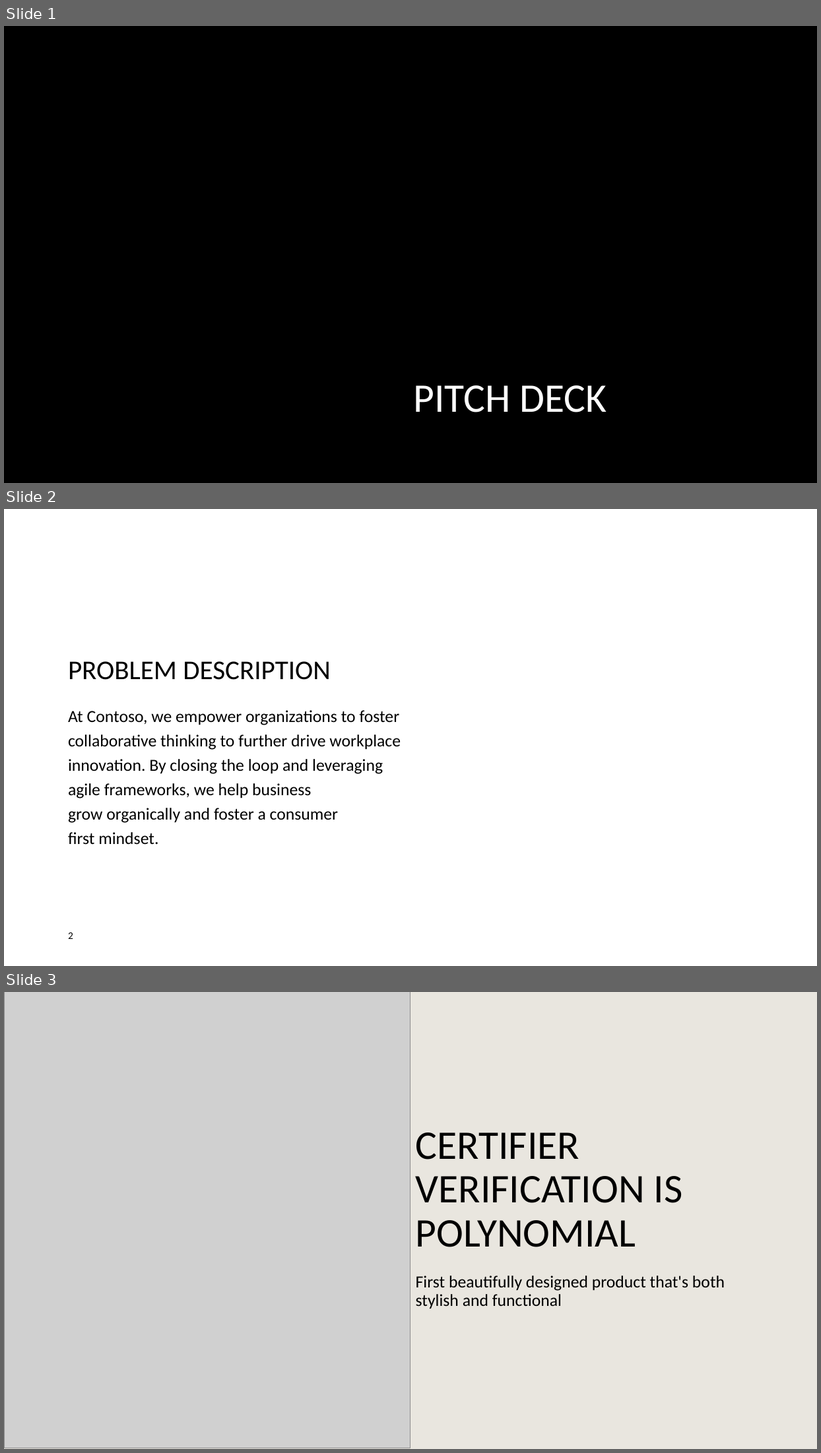
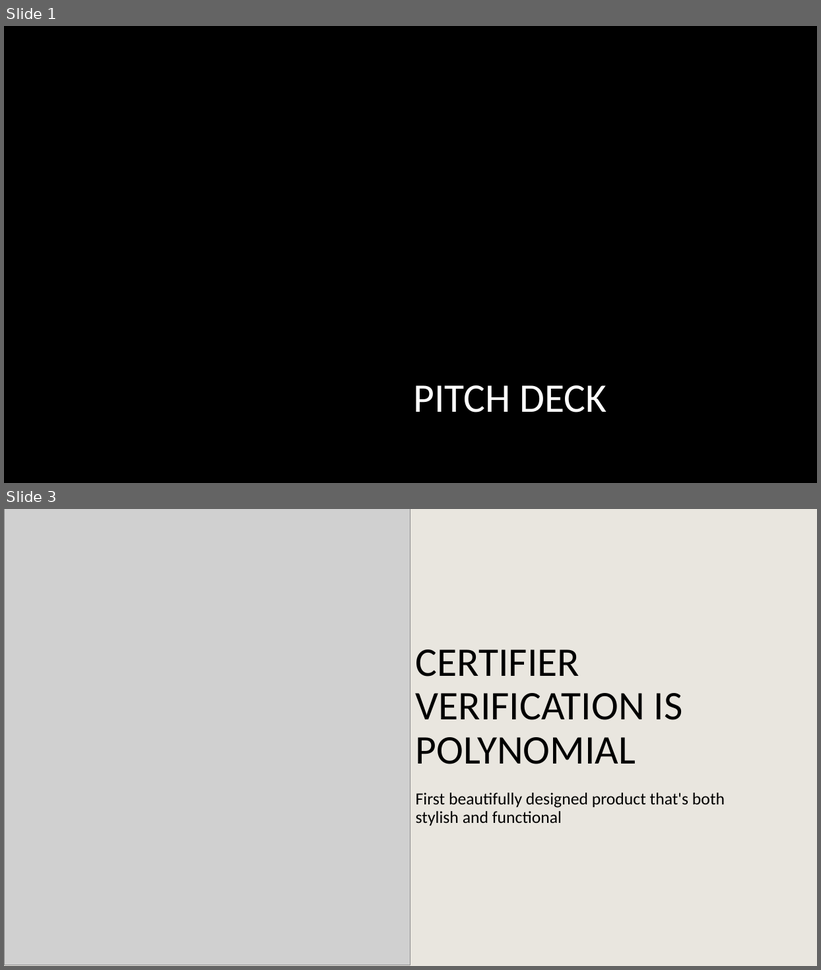
Before and after one commit to PictureOfGray/CS412-Team-NAME, a slide deck: presentations/TeamNAMETSP.pptx. Shown one above the other, each under a label of ours: slides 1, 2 and 3 before the commit, slides 1 and 3 after it; the slides between them are not shown. The pictures are 821x1453 and 821x970 pixels, drawn with LibreOffice and Linux fonts; fonts in the diff are those of the drawing; grey boxes stand for pictures; background and template pictures are left out. Boxes give left, top, right and bottom in pixels: in the first picture for what was removed or moved away, otherwise in the second. Text is boxed around its words. In the diff, an @@ line names an element or a change of style, - is before the commit and + after.

Commit message:
problem explanation slide progress

```diff
--- a/presentations/TeamNAMETSP.pptx
+++ b/presentations/TeamNAMETSP.pptx
@@ slide 2 removed at bbox=[4, 509, 817, 966], background #FFFFFF @@
@@ title removed at bbox=[68, 661, 330, 680] @@
-PROBLEM DESCRIPTION
@@ text removed at bbox=[68, 710, 401, 845] @@
-At Contoso, we empower organizations to foster collaborative thinking to further drive workplace innovation. By closing the loop and leveraging agile frameworks, we help business grow organically and foster a consumer first mindset.
@@ page number removed at bbox=[68, 933, 73, 939] @@
-2
```
Also in this commit, not shown: 1 slide changed, 1 slide added.
